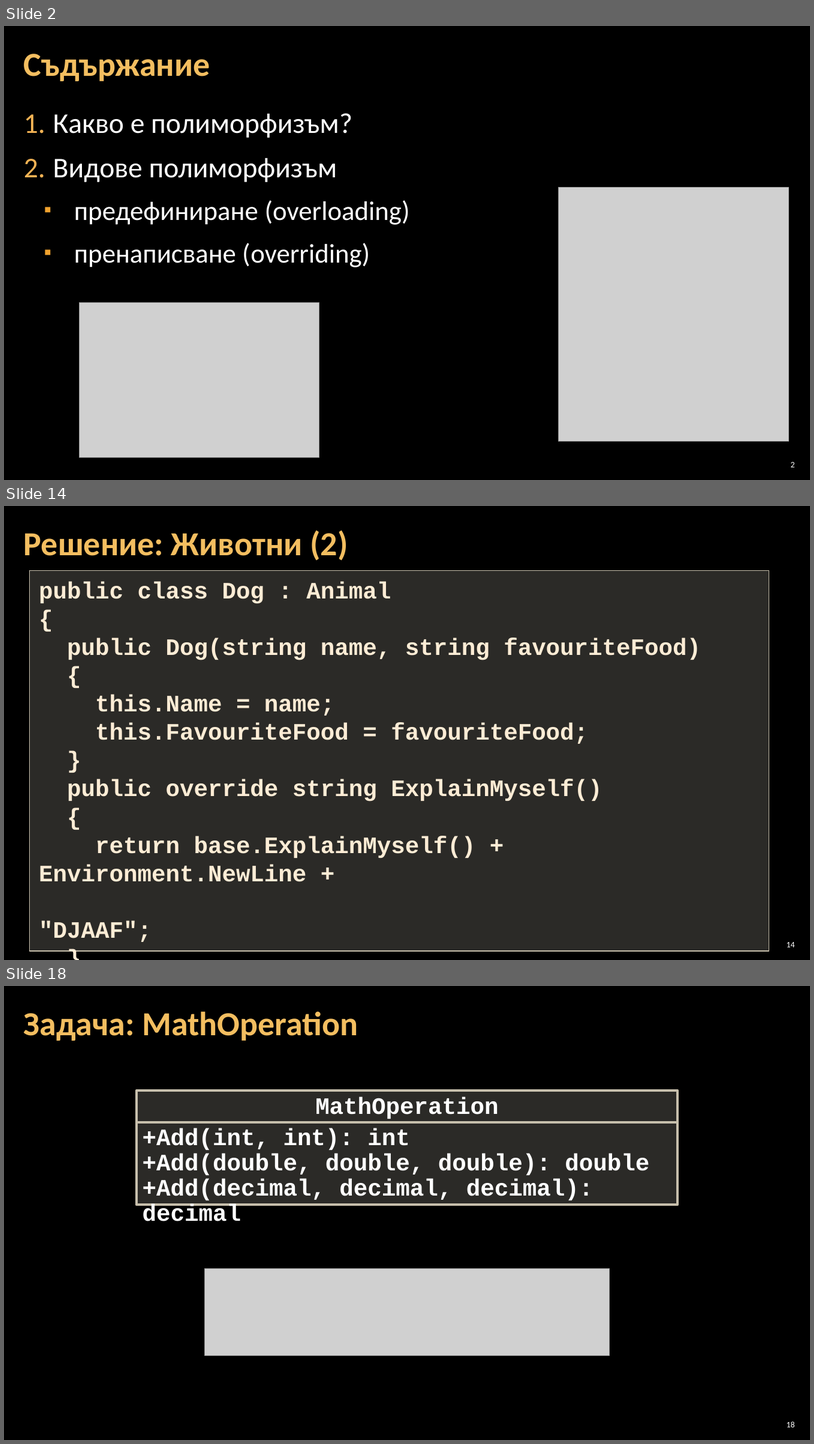
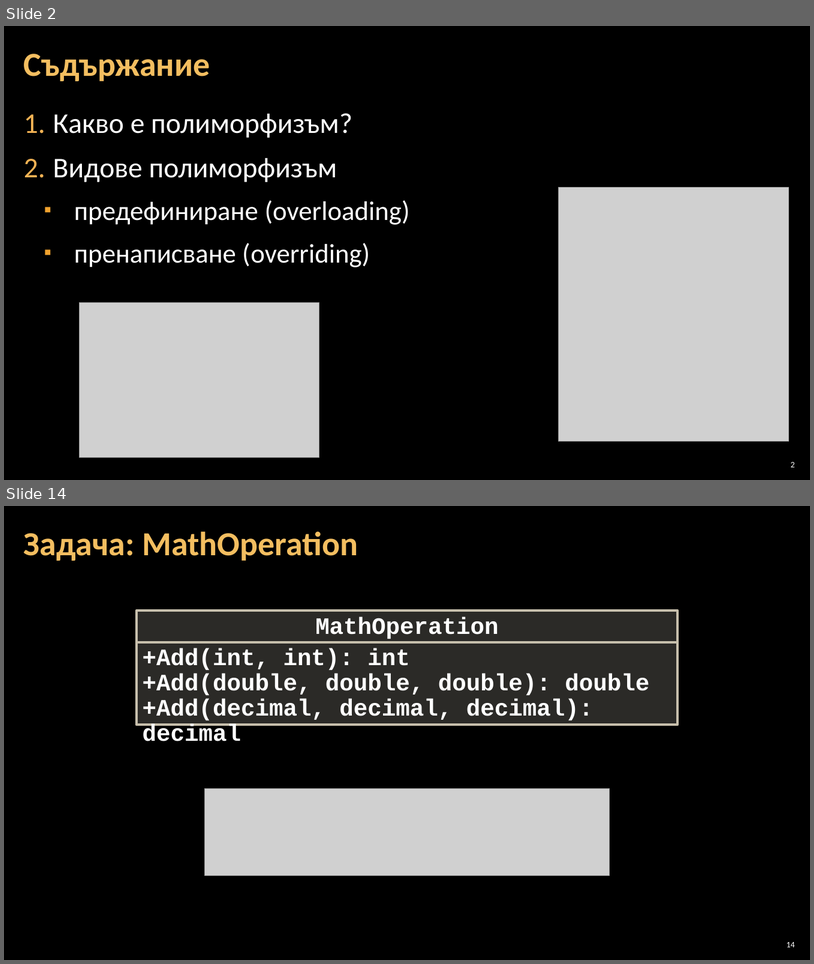
Before and after one commit to BG-IT-Edu/Free-Content, a slide deck: dmanolov/Информатика 11 клас, ПП (C#)/М1.Обектно-ориентирано проектиране и програмиране/06.Полиморфизъм/06.Полиморфизъм.pptx. Shown one above the other, each under a label of ours: slides 2, 14 and 18 before the commit, slides 2 and 14 after it; the slides between them are not shown. The pictures are 814x1444 and 814x964 pixels, drawn with LibreOffice and Linux fonts; fonts in the diff are those of the drawing; grey boxes stand for pictures; background and template pictures are left out. Boxes give left, top, right and bottom in pixels: in the first picture for what was removed or moved away, otherwise in the second. Text is boxed around its words. In the diff, an @@ line names an element or a change of style, - is before the commit and + after.

```diff
--- a/dmanolov/Информатика 11 клас, ПП (C#)/М1.Обектно-ориентирано проектиране и програмиране/06.Полиморфизъм/06.Полиморфизъм.pptx
+++ b/dmanolov/Информатика 11 клас, ПП (C#)/М1.Обектно-ориентирано проектиране и програмиране/06.Полиморфизъм/06.Полиморфизъм.pptx
@@ slide 14 removed at bbox=[4, 506, 810, 960], background picture (left out) @@
@@ title removed at bbox=[24, 530, 348, 561] @@
-Решение: Животни (2)
@@ rectangle removed at bbox=[29, 571, 769, 951] @@
-public class Dog : Animal
-{
-public Dog(string name, string favouriteFood)
-{
-this.Name = name;
-this.FavouriteFood = favouriteFood;
-}
-public override string ExplainMyself()
-{
-return base.ExplainMyself() + Environment.NewLine +
-"DJAAF";
-}
-}
@@ page number removed at bbox=[787, 942, 795, 947] @@
-14
@@ what was slide 18 is now slide 14 @@
@@ page number at bbox=[787, 942, 795, 947]: text changed @@
-18
+14
```
Also in this commit, not shown: 10 slides changed, 2 slides added, 5 other slides removed, 1 other file.
